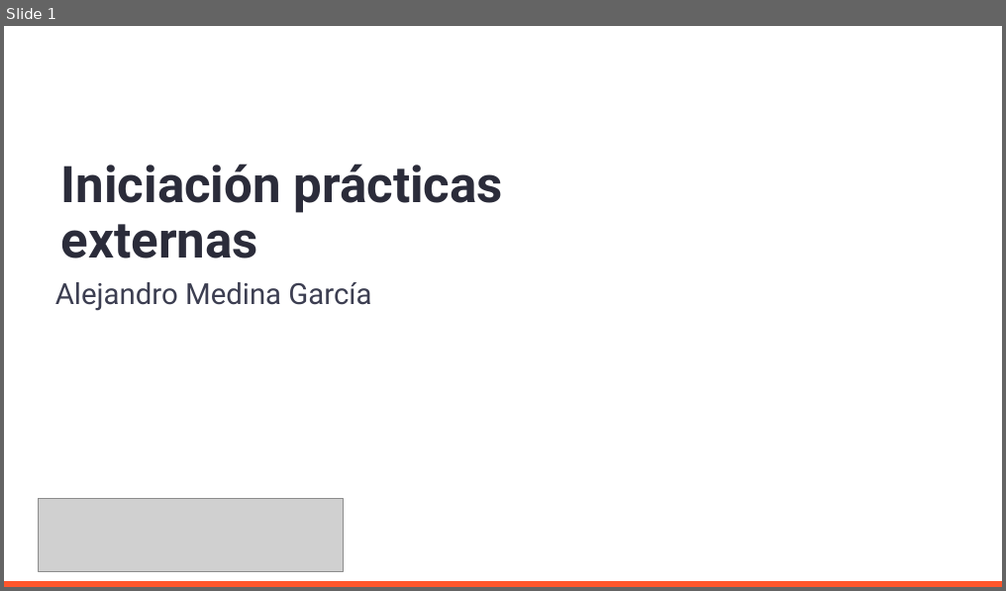
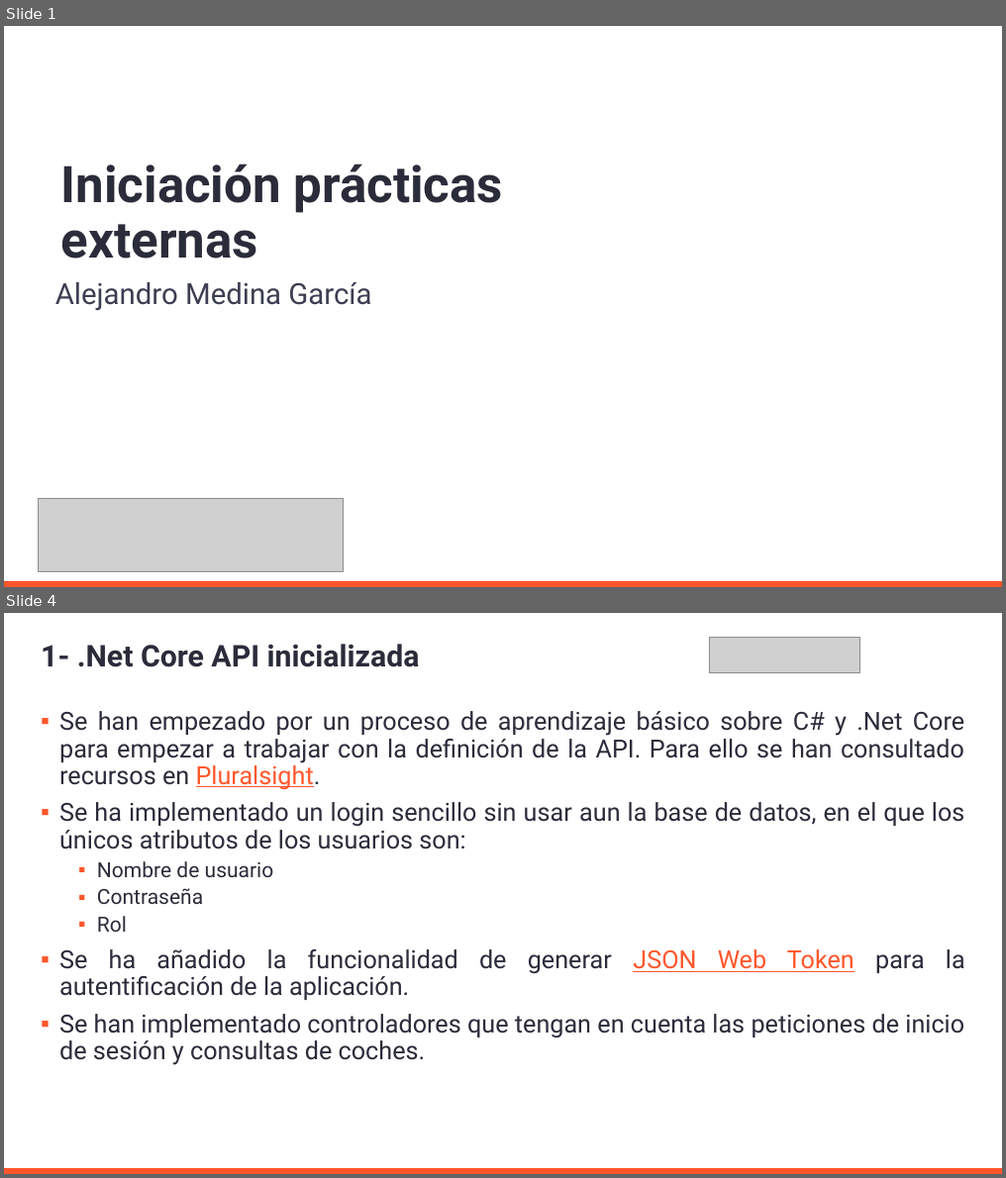
Before and after one commit to AleMedinaGarc/DotnetAPI-Practice, a slide deck: IniciacionDePracticasExternas.pptx. Shown one above the other, each under a label of ours: slide 1 before the commit, slides 1 and 4 after it; the slides between them are not shown. The pictures are 1006x591 and 1006x1178 pixels, drawn with LibreOffice and Linux fonts; fonts in the diff are those of the drawing; grey boxes stand for pictures; background and template pictures are left out. Boxes give left, top, right and bottom in pixels: in the first picture for what was removed or moved away, otherwise in the second. Text is boxed around its words. In the diff, an @@ line names an element or a change of style, - is before the commit and + after.

```diff
--- a/IniciacionDePracticasExternas.pptx
+++ b/IniciacionDePracticasExternas.pptx
@@ slide 4 added at [4, 613, 1002, 1174], background #FFFFFF; not listed: 1 template element that a slide beside it also shows @@
@@ picture added at [710, 637, 859, 672] @@
@@ title added at [41, 644, 420, 667], 28.8 pt, text #2B2C3A, bold @@
+1- .Net Core API inicializada
@@ text added at [59, 711, 965, 1065], 24 pt, text #2B2C3A @@
+▪ Se han empezado por un proceso de aprendizaje básico sobre C# y .Net Core para empezar a trabajar con la definición de la API. Para ello se han consultado recursos en Pluralsight.
+▪ Se ha implementado un login sencillo sin usar aun la base de datos, en el que los únicos atributos de los usuarios son:
+  ▪ Nombre de usuario
+  ▪ Contraseña
+  ▪ Rol
+▪ Se ha añadido la funcionalidad de generar JSON Web Token para la autentificación de la aplicación.
+▪ Se han implementado controladores que tengan en cuenta las peticiones de inicio de sesión y consultas de coches.
```
Also in this commit, not shown: 2 slides changed, 9 other slides added, 1 slide removed, 1 other file.
